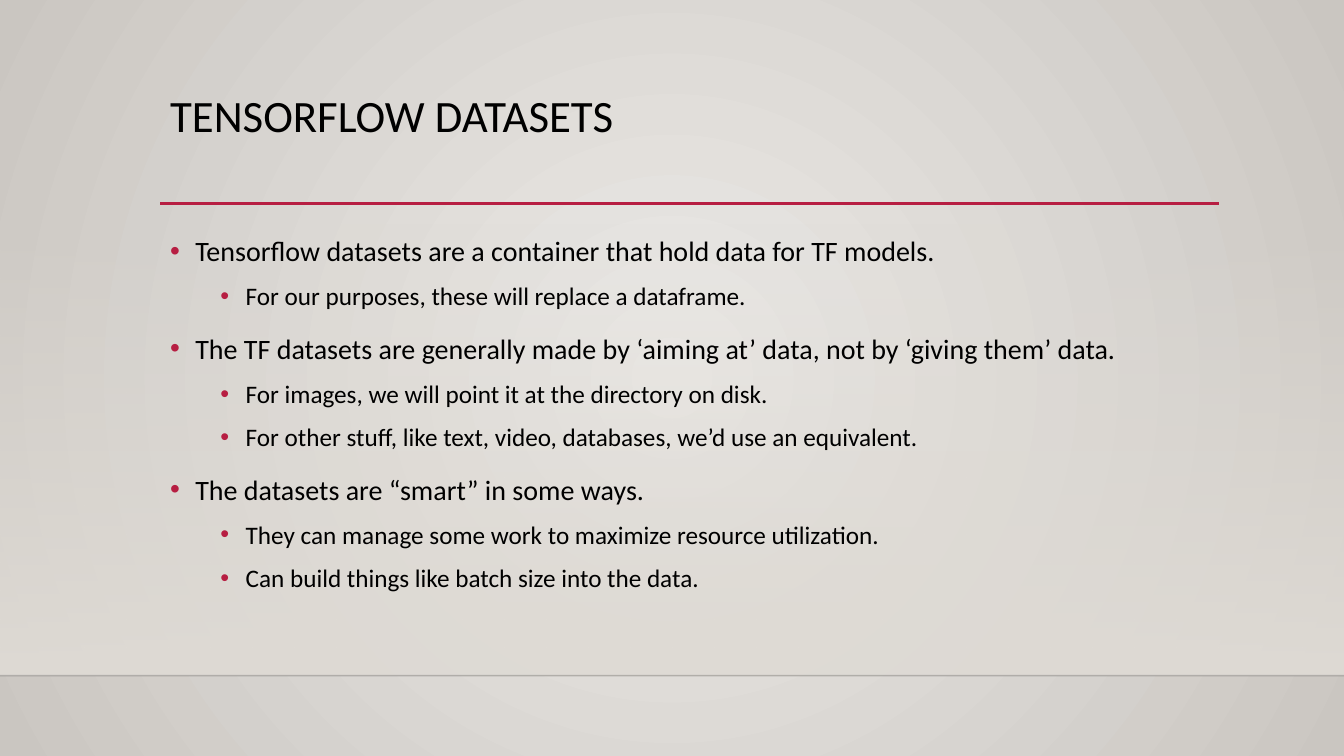
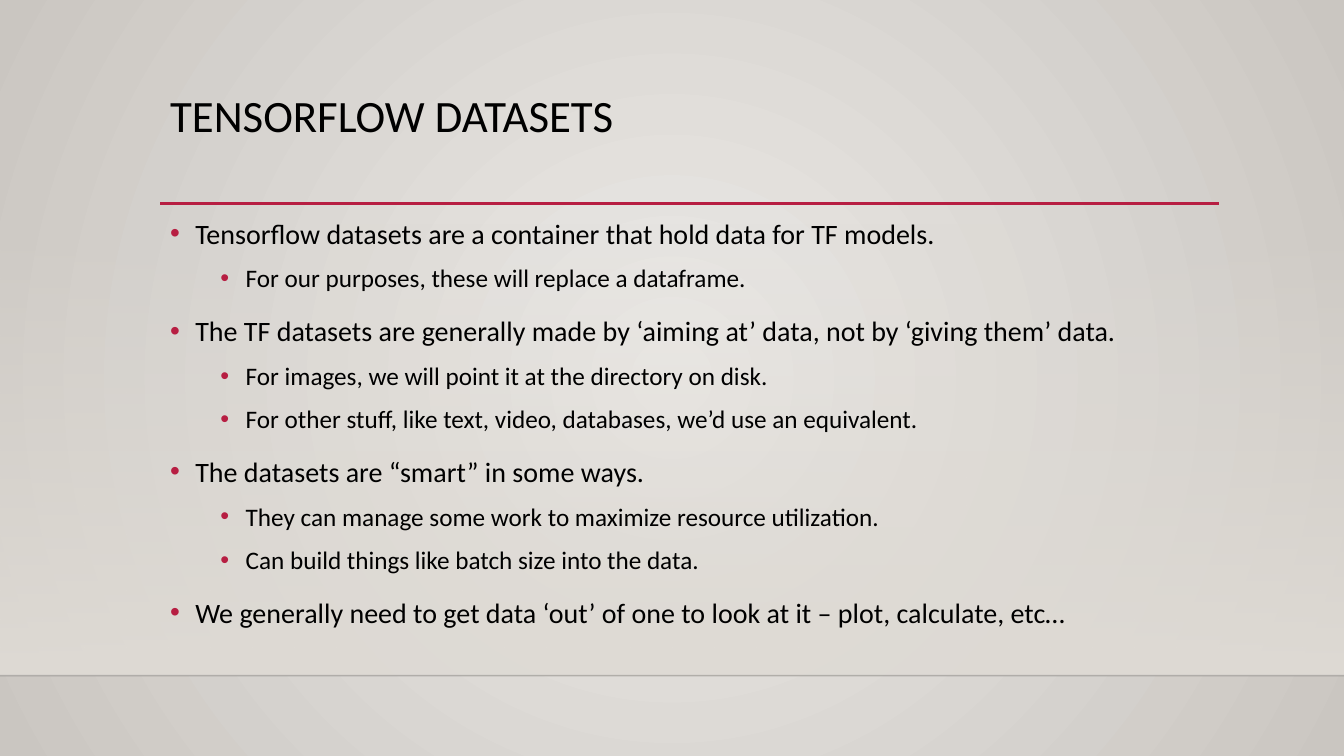
Before and after one commit to calvint13/Intro_to_Machine_Learning_Student_Workbooks, a slide deck: slide 10 of reference_content/Slides/tensorboard_cnn_2.pptx. Drawn at 1344x756 pixels with LibreOffice and Linux fonts; fonts in the diff are those of the drawing; background and template pictures are left out. Boxes give left, top, right and bottom in pixels: in the first picture for what was removed or moved away, otherwise in the second. Text is boxed around its words. In the diff, an @@ line names an element or a change of style, - is before the commit and + after.

```diff
--- a/reference_content/Slides/tensorboard_cnn_2.pptx
+++ b/reference_content/Slides/tensorboard_cnn_2.pptx
@@ text "Tensorflow datasets are a container ...": place and size @@
-text "Tensorflow datasets are a container ..." at (195, 241, 1115, 592)
+text "Tensorflow datasets are a container ..." at (195, 224, 1115, 628)
@@ text at (195, 603, 1065, 628): paragraph added @@
+• We generally need to get data ‘out’ of one to look at it – plot, calculate, etc…
```
Also in this commit, not shown: 2 other slides changed, 6 slides added, 2 other files.
